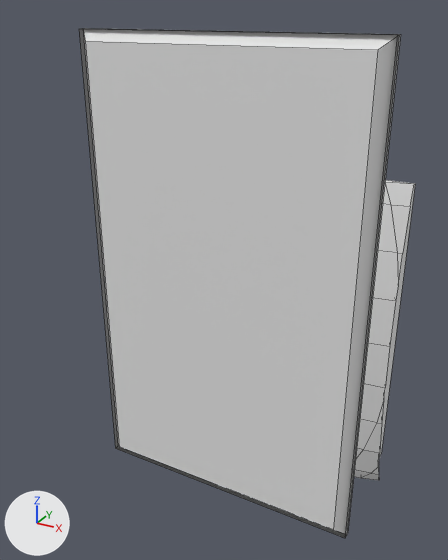
Renders of the Blender file Assets/Models/Objects/security_key_card_&_reader_aaron_hubbell.blend from each side of a commit.
Camera for both pictures: a camera (50 mm lens) standing at (3.69, -7.34, 3.77) and looking at (0.67, -1.85, 1.03). The lights are fixed; the arrows at lower left show +X, +Y and +Z. Mesh edges are drawn as thin lines.
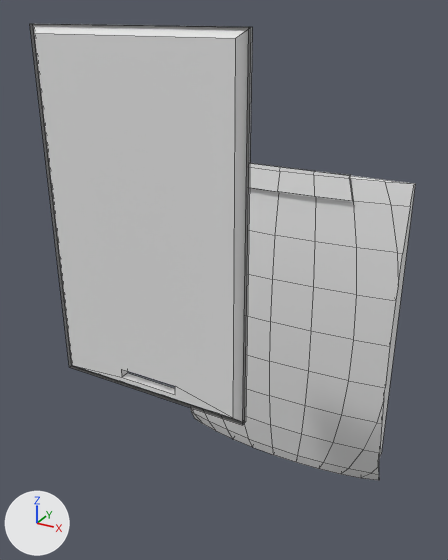
Diff of the bpy script that builds the scene:
```diff
--- a/Assets/Models/Objects/security_key_card_&_reader_aaron_hubbell.blend.py
+++ b/Assets/Models/Objects/security_key_card_&_reader_aaron_hubbell.blend.py
@@ me_cube_001 @@
 # used by ob_cube; location = (2.61, 0.87, -0.82); scale = (1.43, 1.43, 1.43)
-me_cube_001.from_pydata(...)  # 179 vertices, 155 faces; spans x -2.4..0.16, y -3.41..-0.43, z -1.12..3.13
+me_cube_001.from_pydata(...)  # 187 vertices, 161 faces; spans x -2.4..-0.24, y -2.83..-0.43, z -1.12..3.13
+# me_cube_001 part 1
+# 2 faces are deleted
+# 16 vertices in x -1.3..0.16, y -3.41..-3.34, z 0.75..3.13 move by (-0.88, 0.58, 0.0)
+# 8 vertices are added at x -1.66..-1.22, y -2.83..-2.76, z 0.84..0.91
+# 8 new faces join them
```

Location of each change, (x1, y1, x2, y2) in pixels of the pictures (448 x 560 px):
'Cube', reshaped (15% wider, 11% shorter): before (79, 28, 415, 538); after (30, 24, 415, 480)
part 1 of me_cube_001, built on: before (79, 28, 401, 538); after (30, 24, 252, 425)
